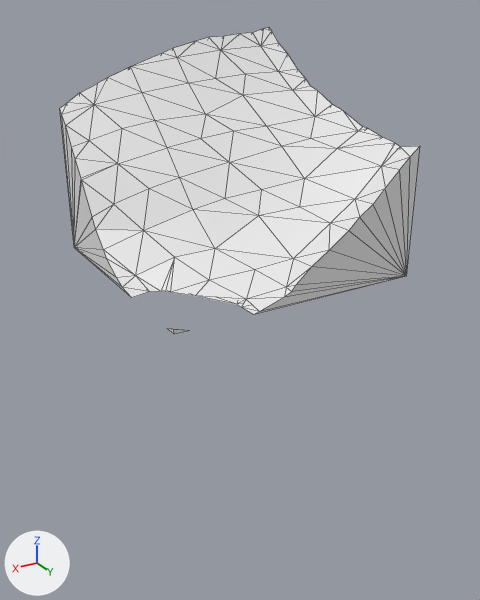
One commit to the glTF model assets/terrain/surface_pieces/surf_15_4.glb: the scene before it, then after it.
One viewpoint serves both versions: a 50 mm lens placed at (-25.99, 98.71, -25.32), pointed at (-32.56, 87.78, -30.78). Arrows for +X, +Y and +Z are at lower left; the lights stay in place. The picture after the commit comes second. Mesh edges are drawn as thin lines. Where no turn or scale is listed for an object, it has been applied to the vertices.

The older version as bpy lines, for what is in view:
```python
me_geometry_0 = bpy.data.meshes.new('geometry_0')
me_geometry_0.from_pydata(...)  # 120 vertices, 232 faces; spans x -35.0..-30.0, y 85.0..90.0, z -30.0..-25.59
ob_geometry_0 = bpy.data.objects.new('geometry_0', me_geometry_0)
ob_geometry_0.location = (0.0, 0.0, 0.0)
```
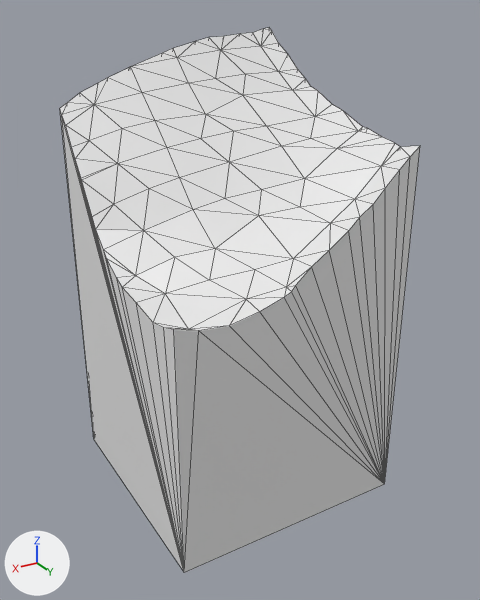
The change, as a diff of the scene's bpy script:
```diff
--- a/assets/terrain/surface_pieces/surf_15_4.glb.py
+++ b/assets/terrain/surface_pieces/surf_15_4.glb.py
@@ me_geometry_0 @@
 # used by ob_geometry_0; location = (0.0, 0.0, 0.0)
-me_geometry_0.from_pydata(...)  # 120 vertices, 232 faces; spans x -35.0..-30.0, y 85.0..90.0, z -30.0..-25.59
+me_geometry_0.from_pydata(...)  # 116 vertices, 228 faces; spans x -35.0..-30.0, y 85.0..90.0, z -35.0..-25.59
+# me_geometry_0 part 1
+# 13 vertices are removed from x -35.0..-30.0, y 85.0..90.0, z -30.0
+# 84 faces are deleted
+# 2 vertices move from x -31.47..-31.46, y 89.48..89.63, z -30.0 to x -31.02..-30.48, y 89.56..90.0, z -30.21..-30.1
+# 9 vertices are added at x -35.0..-30.0, y 85.0..90.0, z -35.0..-30.02
+# 80 new faces join them
```

What differs and where, as boxes (x1, y1, x2, y2) in the pictures (480 x 600 px; the box of a moved part takes in the faces that stretch with it):
'geometry_0', reshaped (78% taller): before (60, 28, 420, 334); after (60, 28, 420, 573)
part 1 of me_geometry_0, moved or reshaped: before (60, 110, 420, 334); after (60, 110, 420, 573)
